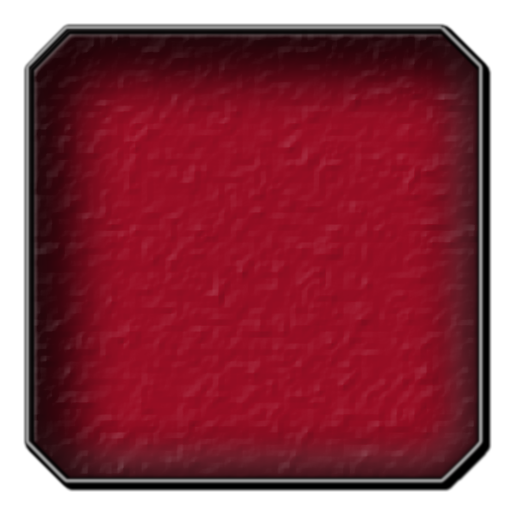
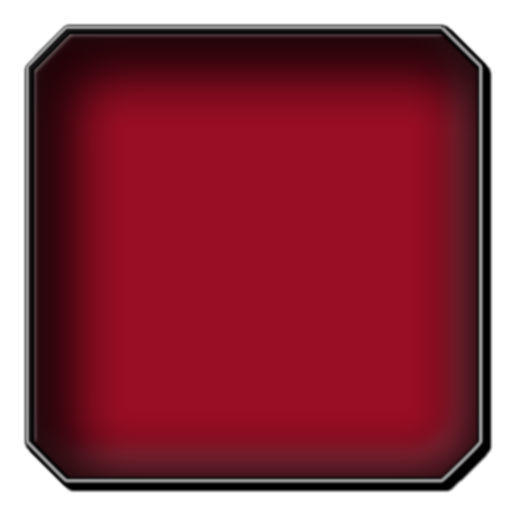
Comparing the layer stacks of the two w=512, h=512 images. Changes:
pixels changed over [26, 26, 493, 493] (layer not identified)
